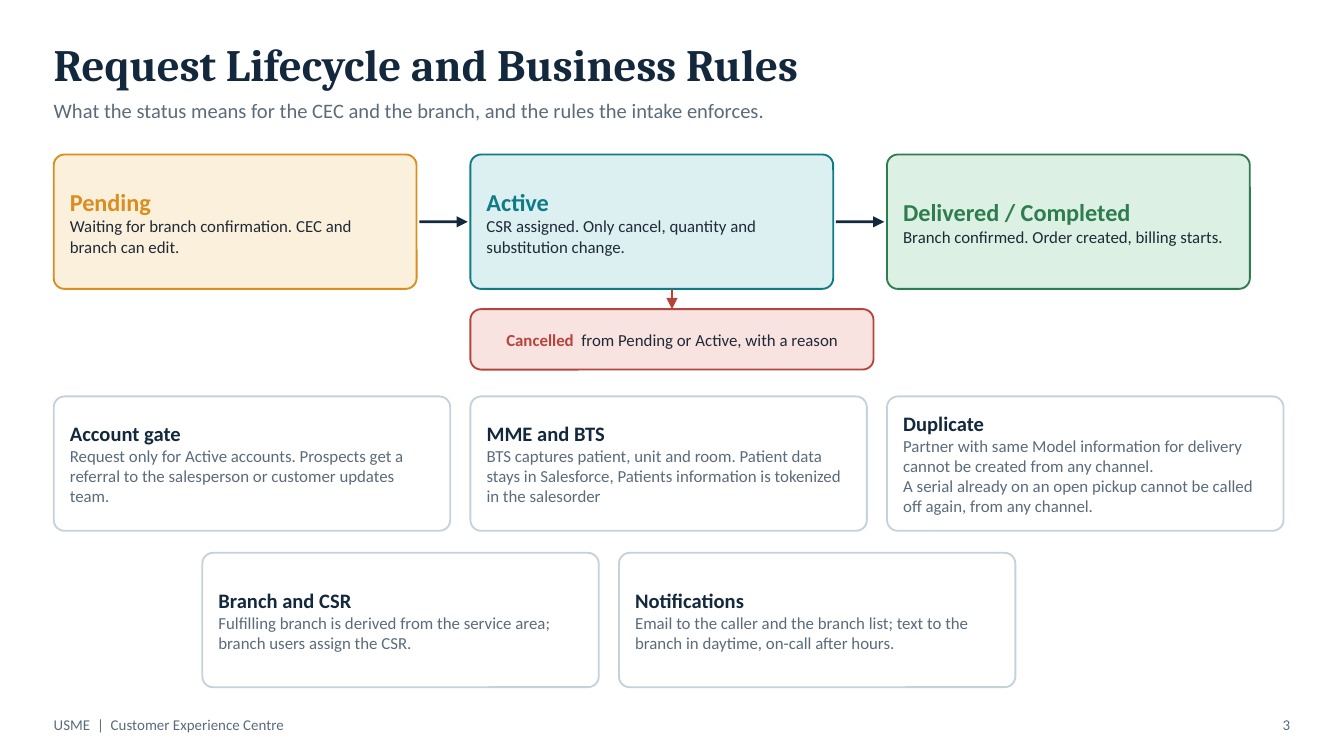
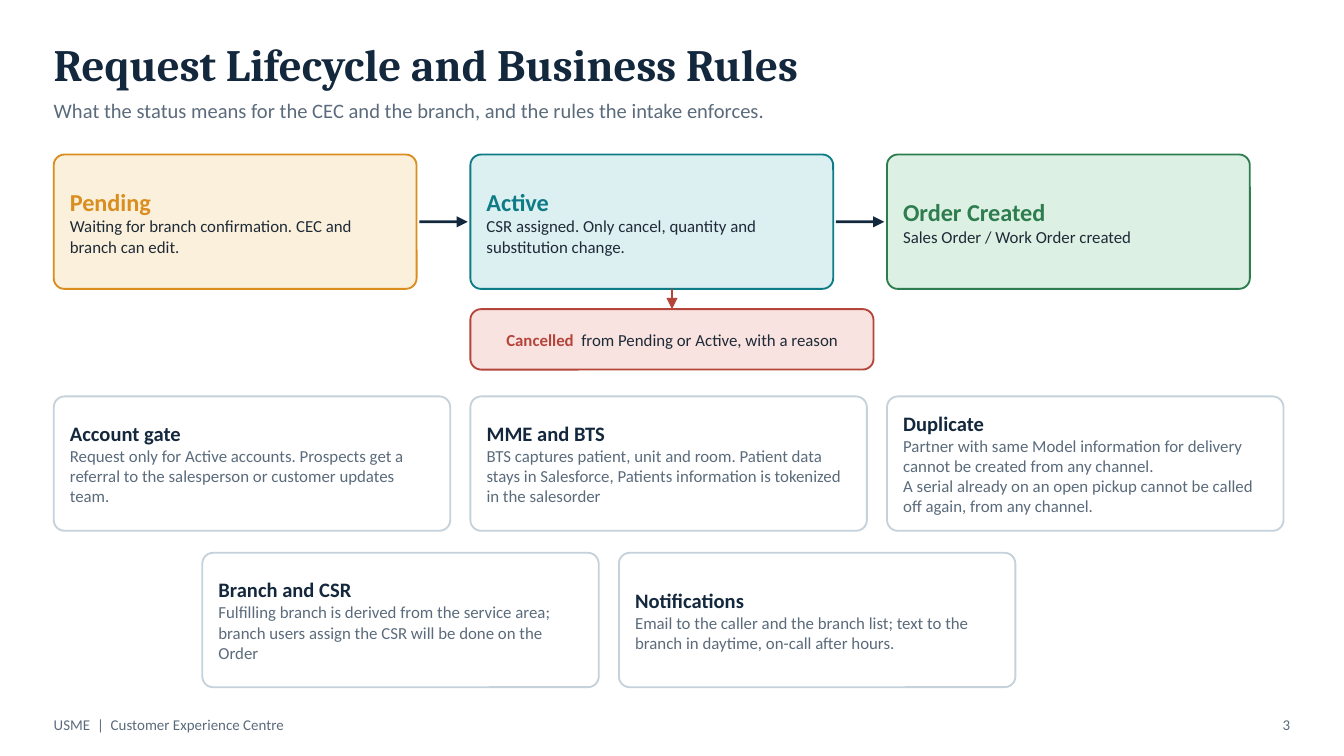
Before and after one commit to sriinksrinivas-beep/USME-FS, a slide deck: slide 3 of CEC_Data_Model_and_Process_Flow_v2.pptx. Drawn at 1344x756 pixels with LibreOffice and Linux fonts; fonts in the diff are those of the drawing. Boxes give left, top, right and bottom in pixels: in the first picture for what was removed or moved away, otherwise in the second. Text is boxed around its words. In the diff, an @@ line names an element or a change of style, - is before the commit and + after.

```diff
--- a/CEC_Data_Model_and_Process_Flow_v2.pptx
+++ b/CEC_Data_Model_and_Process_Flow_v2.pptx
@@ text at <box>903,204,1131,243</box>: text changed @@
-Delivered / Completed
-Branch confirmed. Order created, billing starts.
+Order Created
+Sales Order / Work Order created
@@ text at <box>218,606,550,659</box>: text changed @@
-Fulfilling branch is derived from the service area; branch users assign the CSR.
+Fulfilling branch is derived from the service area; branch users assign the CSR will be done on the Order
```
Also in this commit, not shown: 2 other slides changed, 18 other files.
